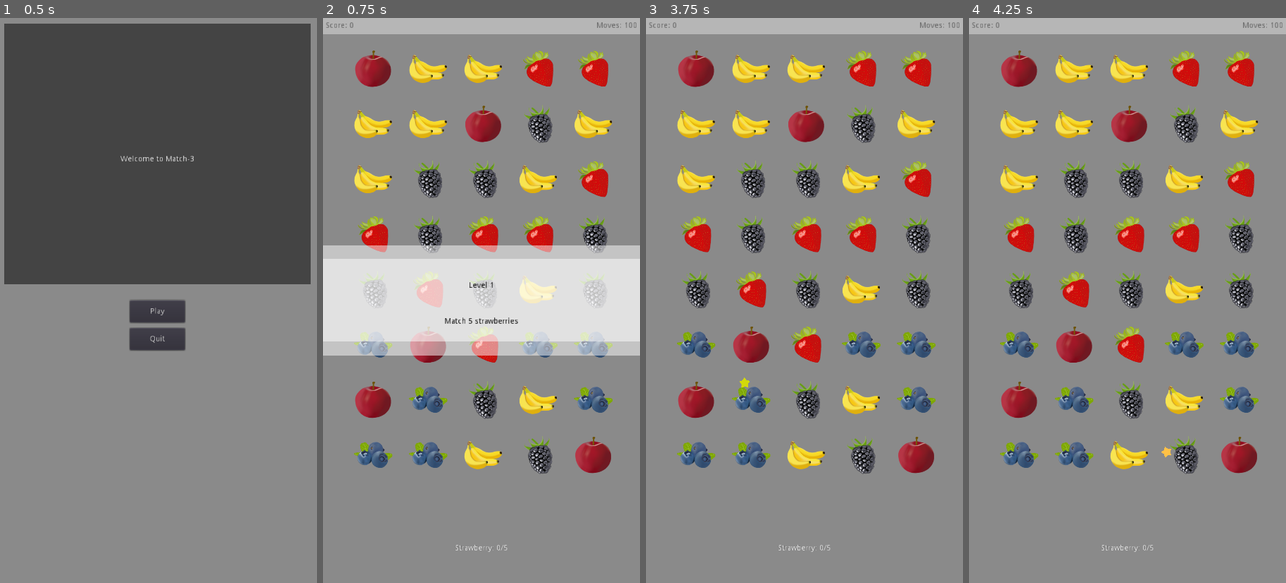
Above: before the commit, frames 1-4 (left to right).
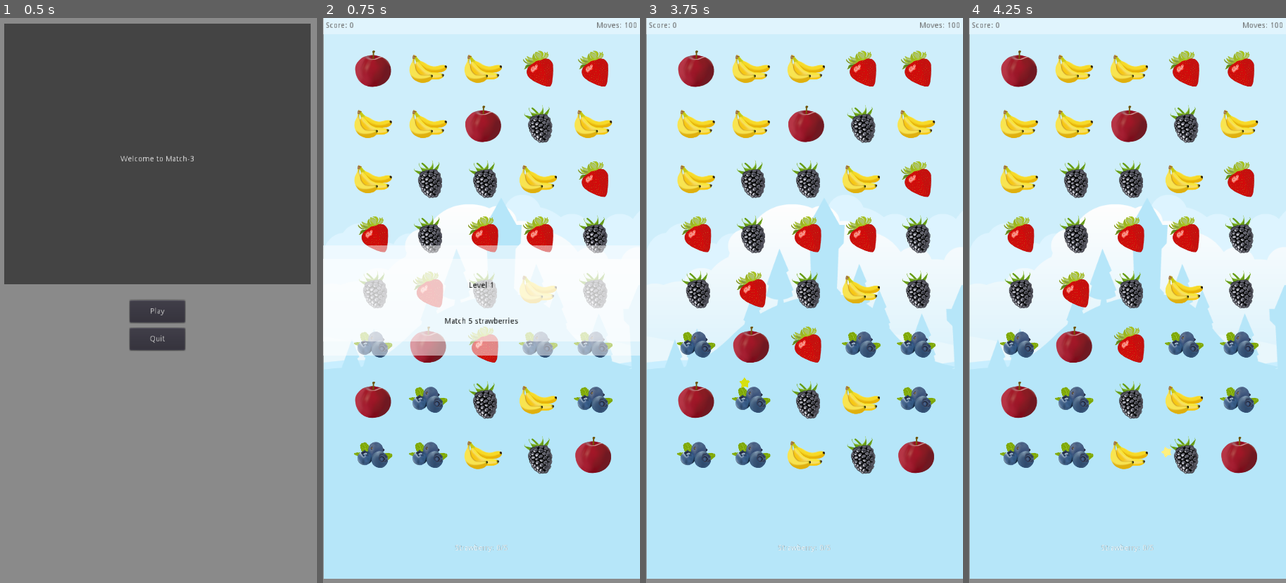
Above: after the commit, the same moments.

Repository: TaterOh/03-Juicy-Match-3
Game: Godot game, scene res://UI/Menu.tscn
Two runs of this game, one before a commit and one after it. Both use one fixed random seed, a clock stepped at 60 frames per second and the inputs below.
Inputs (mouse positions are in pixels of both pictures, inside the frame that each line leads up to):
- Up to frame 1 (0.5 s): no input
- Up to frame 2 (0.75 s): click "Play" at 0.5 s
- Up to frame 3 (3.75 s): tap Enter at 1.25, 2.75 s; move the mouse to (874, 272) at 1.27 s; click (874, 272) at 1.35 s; tap Space at 2, 3.5 s; move the mouse to (741, 328) at 2.02 s; click (741, 328) at 2.1 s; move the mouse to (836, 176) at 2.77 s; click (836, 176) at 2.85 s; move the mouse to (788, 413) at 3.52 s; click (788, 413) at 3.6 s
- Up to frame 4 (4.25 s): no input

Frame 1 is identical in both runs. In frame 2, 84% of the frame differs, in the area x 0-100%, y 0-100%; in frame 3, 85%; in frame 4, 85%.

Commit message:
Finished

Diff:
--- /dev/null
+++ b/Camera2D.gd
@@ -0,0 +1,38 @@
+extends Camera2D
+# Originally developed by Squirrel Eiserloh (https://youtu.be/tu-Qe66AvtY)
+# Refined by KidsCanCode (https://kidscancode.org/godot_recipes/2d/screen_shake/)
+
+export var decay = 0.8                      # How quickly the shaking stops [0, 1].
+export var max_offset = Vector2(100, 50)    # Maximum hor/ver shake in pixels.
+export var max_roll = 0.1                   # Maximum rotation in radians (use sparingly).
+export (NodePath) var target                # Assign the node this camera will follow.
+
+var trauma = 0.0                            # Current shake strength.
+var trauma_power = 2                        # Trauma exponent. Use [2, 3].
+var max_trauma = 4.0
+onready var noise = OpenSimplexNoise.new()
+var noise_y = 0
+
+func _ready():
+	randomize()
+	noise.seed = randi()
+	noise.period = 4
+	noise.octaves = 2
+
+func _process(delta):
+	if target:
+		global_position = get_node(target).global_position
+	if trauma:
+		trauma = max(trauma - decay * delta, 0)
+		shake()
+
+func shake():
+	var amount = pow(min(trauma,1.0), trauma_power)
+	noise_y += 1
+	rotation = max_roll * amount * noise.get_noise_2d(noise.seed, noise_y)
+	offset.x = max_offset.x * amount * noise.get_noise_2d(noise.seed*2, noise_y)
+	offset.y = max_offset.y * amount * noise.get_noise_2d(noise.seed*3, noise_y)
+	print(trauma)
+
+func add_trauma(amount):
+	trauma = min(trauma + amount, max_trauma)
--- a/Game.tscn
+++ b/Game.tscn
@@ -11,6 +11,33 @@
 [ext_resource path="res://Sounds/BlockDrop2.wav" type="AudioStream" id=9]
 [ext_resource path="res://Sounds/Fruit0.wav" type="AudioStream" id=10]
 [ext_resource path="res://Sounds/Fruit1.wav" type="AudioStream" id=11]
+[ext_resource path="res://Camera2D.gd" type="Script" id=12]
+[ext_resource path="res://UI/Background_Container.gd" type="Script" id=13]
+[ext_resource path="res://Assets/backgroundCastles.png" type="Texture" id=14]
+
+[sub_resource type="Shader" id=1]
+code = "shader_type canvas_item;
+
+uniform sampler2D dissolve_texture : hint_albedo;
+uniform float dissolve_value : hint_range(0,1);
+
+void fragment(){
+    vec4 main_texture = texture(TEXTURE, UV);
+    vec4 noise_texture = texture(dissolve_texture, UV);
+    main_texture.a *= floor(dissolve_value + min(1, noise_texture.x));
+    COLOR = main_texture;
+}"
+
+[sub_resource type="OpenSimplexNoise" id=3]
+
+[sub_resource type="NoiseTexture" id=4]
+seamless = true
+noise = SubResource( 3 )
+
+[sub_resource type="ShaderMaterial" id=2]
+shader = SubResource( 1 )
+shader_param/dissolve_value = 1.0
+shader_param/dissolve_texture = SubResource( 4 )
 
 [node name="Game" type="Node2D"]
 process_priority = 1
@@ -18,6 +45,14 @@
 width = 5
 height = 8
 level = 1
+
+[node name="Background_Container" type="Node2D" parent="."]
+script = ExtResource( 13 )
+
+[node name="Background" type="Sprite" parent="Background_Container"]
+material = SubResource( 2 )
+texture = ExtResource( 14 )
+centered = false
 
 [node name="Grid" type="Node2D" parent="."]
 script = ExtResource( 1 )
@@ -165,14 +200,15 @@
 "_edit_use_anchors_": false
 }
 
-[node name="AudioStreamPlayer" type="AudioStreamPlayer" parent="."]
+[node name="Music" type="AudioStreamPlayer" parent="."]
 stream = ExtResource( 6 )
-volume_db = -10.0
+volume_db = -15.0
 autoplay = true
 
-[node name="Camera2D" type="Camera2D" parent="."]
+[node name="Camera" type="Camera2D" parent="."]
 position = Vector2( 287, 520 )
 current = true
+script = ExtResource( 12 )
 
 [node name="Sounds" type="Node" parent="."]
 
@@ -187,9 +223,12 @@
 
 [node name="Fruit0" type="AudioStreamPlayer" parent="Sounds"]
 stream = ExtResource( 10 )
+pitch_scale = 1.2
 
 [node name="Fruit1" type="AudioStreamPlayer" parent="Sounds"]
 stream = ExtResource( 11 )
+volume_db = 5.0
+pitch_scale = 1.5
 
 [connection signal="set_dimensions" from="." to="Grid" method="_on_Game_set_dimensions"]
 [connection signal="timeout" from="DestroyTimer" to="Grid" method="_on_DestroyTimer_timeout"]
--- a/Global.gd
+++ b/Global.gd
@@ -1,5 +1,6 @@
 extends Node
 
+var camera = null
 var change_level = false
 var current_level = 0
 var levels = [
@@ -16,16 +17,16 @@
 		"unlocked": true,
 		"high score": 0,
 		"stars unlocked": 0,
-		"moves":20,
-		"goal": [{ "piece":"Strawberry", "max":5, "count":0 },{ "piece":"Blueberry", "max":5, "count":0 }],
+		"moves":18,
+		"goal": [{ "piece":"Banana", "max":5, "count":0 },{ "piece":"Blueberry", "max":5, "count":0 }],
 		"level": "Level 2",
-		"instructions": "Match 5 strawberries and 5 blueberries"
+		"instructions": "Match 5 bananas and 5 blueberries"
 	},
 	{
 		"unlocked": true,
 		"high score": 0,
 		"stars unlocked": 0,
-		"moves":20,
+		"moves":16,
 		"goal": [{ "piece":"Blackberry", "max":10, "count":0 }],
 		"level": "Level 3",
 		"instructions": "Match 10 blackberries"
@@ -36,7 +37,7 @@
 		"stars unlocked": 0,
 		"moves":12,
 		"goal": [{"piece":"Apple", "max":3, "count":0}, {"piece":"Blackberry", "max":3, "count":0}, {"piece":"Blueberry", "max":3, "count":0}, {"piece":"Banana", "max":3, "count":0}, {"piece":"Strawberry", "max":3, "count":0}],
-		"level": "Level 3",
+		"level": "Level 4",
 		"instructions": "Match 3 of every fruit"
 	}
 ]
@@ -82,6 +83,10 @@
 func change_score(s):
 	score += s
 	emit_signal("changed")
+	if camera == null:
+		camera = get_node_or_null("/root/Game/Camera")
+	if camera != null:
+		camera.add_trauma(s/35.0 + 0.1)
 
 func change_moves(m):
 	moves += m
--- a/Pieces/Apple.tscn
+++ b/Pieces/Apple.tscn
@@ -61,3 +61,6 @@
 region_rect = Rect2( 146, 6, 132, 133 )
 
 [node name="Tween" type="Tween" parent="."]
+
+[node name="Timer" type="Timer" parent="."]
+wait_time = 0.5
--- a/Pieces/Banana.tscn
+++ b/Pieces/Banana.tscn
@@ -61,3 +61,6 @@
 region_rect = Rect2( 2, 11, 138, 103 )
 
 [node name="Tween" type="Tween" parent="."]
+
+[node name="Timer" type="Timer" parent="."]
+wait_time = 0.5
--- a/Pieces/Blackberry.tscn
+++ b/Pieces/Blackberry.tscn
@@ -61,3 +61,6 @@
 region_rect = Rect2( 147, 143, 103, 138 )
 
 [node name="Tween" type="Tween" parent="."]
+
+[node name="Timer" type="Timer" parent="."]
+wait_time = 0.5
--- a/Pieces/Blueberry.tscn
+++ b/Pieces/Blueberry.tscn
@@ -61,3 +61,6 @@
 region_rect = Rect2( 282, 20, 141, 95 )
 
 [node name="Tween" type="Tween" parent="."]
+
+[node name="Timer" type="Timer" parent="."]
+wait_time = 0.5
--- a/Pieces/Piece.gd
+++ b/Pieces/Piece.gd
@@ -11,29 +11,25 @@
 var selected = false
 var target_position = Vector2(0,0)
 var grid = Vector2.ZERO
-var column_bomb_color = Color(0.5, 0, 0, 1)
-var row_bomb_color = Color(0, 0, 0.5, 1)
-var adjacent_bomb_color = Color(0.15, 0.15, 0.15, 1)
-var color_bomb_color = Color(0.75, 0.75, 0.75, 1)
+var column_bomb_color = Color(1, 0.2, 0.2, 1)
+var row_bomb_color = Color(0.2, 0.2, 1, 1)
+var adjacent_bomb_color = Color(0, 0, 1, 1)
+var color_bomb_color = Color(0.5, 0.5, 0.5, 1)
 var block_drop_sounds = []
 var die_sounds = []
 
 var default_z = z_index
 const max_z = 4095
 
-var dying = false
-
 func _ready():
 	target_position = position
 	block_drop_sounds.append(get_node("/root/Game/Sounds/BlockDrop0"))
 	block_drop_sounds.append(get_node("/root/Game/Sounds/BlockDrop1"))
 	block_drop_sounds.append(get_node("/root/Game/Sounds/BlockDrop2"))
-	die_sounds.append(get_node("/root/Game/sounds/Fruit0"))
-	die_sounds.append(get_node("/root/Game/sounds/Fruit1"))
+	die_sounds.append(get_node("/root/Game/Sounds/Fruit0"))
+	die_sounds.append(get_node("/root/Game/Sounds/Fruit1"))
 
 func _physics_process(_delta):
-	if dying:
-		queue_free()
 	if selected:
 		if z_index == default_z:
 			z_index = max_z
@@ -50,9 +46,11 @@
 
 func move(change):
 	target_position = change
-	position = target_position
-	var sound = block_drop_sounds[rand_range(0, len(block_drop_sounds) - 1)]
-	sound.playing = true
+	$Tween.interpolate_property(self, "position", position, target_position, 0.5, Tween.TRANS_BOUNCE, Tween.EASE_OUT)
+	$Tween.start()
+	var sound = block_drop_sounds[rand_range(0, len(block_drop_sounds))]
+	if sound != null:
+		sound.play()
 
 func dim():
 	pass
@@ -60,23 +58,40 @@
 func make_column_bomb():
 	is_column_bomb = true
 	modulate = column_bomb_color
+	var Fire = load("res://Shaders/Fire.tscn")
+	add_child(Fire.instance())
 
 func make_row_bomb():
 	is_row_bomb = true
 	modulate = row_bomb_color
+	var Fire = load("res://Shaders/Fire.tscn")
+	add_child(Fire.instance())
 
 func make_adjacent_bomb():
 	is_adjacent_bomb = true
 	modulate = adjacent_bomb_color
+	var Fire = load("res://Shaders/Fire.tscn")
+	add_child(Fire.instance())
 
 func make_color_bomb():
 	is_color_bomb = true
 	piece = "Color"
 	modulate = color_bomb_color
+	var Fire = load("res://Shaders/Fire.tscn")
+	add_child(Fire.instance())
 
 func die():
-	var sound = die_sounds[rand_range(0, len(die_sounds) - 1)]
-	dying = true
+	var sound = die_sounds[rand_range(0, len(die_sounds))]
+	if sound != null:
+		sound.play()
+	$Tween.interpolate_property(self, "position:y", position.y, 1000, randf()+0.5, Tween.TRANS_LINEAR, Tween.EASE_IN)
+	$Tween.start()
+	$Tween.interpolate_property(self, "scale", scale, Vector2(0.75, 1.25), randf()+0.5, Tween.TRANS_LINEAR, Tween.EASE_IN)
+	$Tween.start()
+	$Tween.interpolate_property(self, "modulate:a", modulate.a, 0, randf()+0.5, Tween.TRANS_LINEAR, Tween.EASE_IN)
+	$Tween.start()
+	$Timer.wait_time = 2
+	$Timer.start()
 	Global.update_goals(piece)
 
 
@@ -105,3 +120,7 @@
 			var max_x = Grid.grid_to_pixel(clamp(grid.x+1,grid.x,Grid.width-1), grid.y)
 			temp.x = clamp(temp.x,min_x.x,max_x.x)
 		return temp
+
+
+func _on_Timer_timeout():
+	queue_free()
--- a/Pieces/Piece.tscn
+++ b/Pieces/Piece.tscn
@@ -60,3 +60,6 @@
 region_rect = Rect2( 146, 6, 132, 133 )
 
 [node name="Tween" type="Tween" parent="."]
+
+[node name="Timer" type="Timer" parent="."]
+wait_time = 0.5
--- a/Pieces/Strawberry.tscn
+++ b/Pieces/Strawberry.tscn
@@ -61,3 +61,8 @@
 region_rect = Rect2( 4, 149, 111, 131 )
 
 [node name="Tween" type="Tween" parent="."]
+
+[node name="Timer" type="Timer" parent="."]
+wait_time = 0.5
+
+[connection signal="timeout" from="Timer" to="." method="_on_Timer_timeout"]
--- /dev/null
+++ b/Shaders/Fire.tscn
@@ -0,0 +1,68 @@
+[gd_scene load_steps=8 format=2]
+
+[ext_resource path="res://Assets/star.png" type="Texture" id=1]
+
+[sub_resource type="Shader" id=1]
+code = "/*
+Original shader from Fubucci – https://www.febucci.com/2019/05/fire-shader/
+Converted to Godot Shader Language by Godot Shaders - godotshaders.com/shader/2D-fire/
+*/
+
+shader_type canvas_item;
+
+uniform sampler2D noise_tex;
+uniform sampler2D gradient_tex;
+
+uniform vec4 brighter_color : hint_color = vec4(1.0, 0.8, 0.0, 1.0);
+uniform vec4 middle_color : hint_color  = vec4(1.0, 0.56, 0.0, 1.0);
+uniform vec4 darker_color : hint_color  = vec4(0.64, 0.2, 0.05, 1.0);
+
+uniform float spread : hint_range(0.0, 1.0) = 0.5;
+
+void fragment()
+{
+
+	float noise_value = texture(noise_tex, UV + vec2(0.0, TIME)).x;
+	// The .yx swizzle is when using the built in horizontal gradient texture. If you have a vertical gradient texture remove .yx
+	float gradient_value = texture(gradient_tex, UV.yx).x;
+
+	gradient_value -= smoothstep(spread, spread + 0.5, length(UV + vec2(-0.5, -0.5)) / spread);
+
+	float step1 = step(noise_value, gradient_value);
+	float step2 = step(noise_value, gradient_value - 0.2);
+	float step3 = step(noise_value, gradient_value - 0.4);
+
+	vec3 bd_color = mix(brighter_color.rgb, darker_color.rgb, step1 - step2);
+
+	vec4 color = vec4(bd_color, step1);
+	color.rgb = mix(color.rgb, middle_color.rgb, step2 - step3);
+
+	COLOR = color;
+}"
+
+[sub_resource type="Gradient" id=3]
+
+[sub_resource type="GradientTexture" id=4]
+gradient = SubResource( 3 )
+
+[sub_resource type="OpenSimplexNoise" id=5]
+
+[sub_resource type="NoiseTexture" id=6]
+noise = SubResource( 5 )
+
+[sub_resource type="ShaderMaterial" id=2]
+shader = SubResource( 1 )
+shader_param/brighter_color = Color( 1, 0.8, 0, 1 )
+shader_param/middle_color = Color( 1, 0.56, 0, 1 )
+shader_param/darker_color = Color( 0.64, 0.2, 0.05, 1 )
+shader_param/spread = 0.5
+shader_param/noise_tex = SubResource( 6 )
+shader_param/gradient_tex = SubResource( 4 )
+
+[node name="Fire" type="Node2D"]
+
+[node name="Sprite" type="Sprite" parent="."]
+material = SubResource( 2 )
+scale = Vector2( 0.5, 0.5 )
+texture = ExtResource( 1 )
+region_rect = Rect2( 147, 143, 103, 138 )
--- /dev/null
+++ b/UI/Background_Container.gd
@@ -0,0 +1,38 @@
+extends Node2D
+
+var score_threshold = 25
+var b = 0
+var backgrounds = [
+	preload("res://Assets/backgroundColorForest.png"),
+	preload("res://Assets/backgroundColorGrass.png"),
+	preload("res://Assets/backgroundColorFall.png"),
+	preload("res://Assets/backgroundColorDesert.png"),
+	preload("res://Assets/backgroundCastles.png")
+]
+
+var tran = false
+var t_value = 0.0
+var t_step = 0.01
+
+func _ready():
+	pass
+
+func _physics_process(_delta):
+	if tran:
+		t_value -= t_step
+		$Background.get_material().set_shader_param("dissolve_value", t_value)
+		if t_value <= 0:
+			$Background.texture = backgrounds[b % backgrounds.size()]
+			$Background.get_material().set_shader_param("dissolve_value", 1.0)
+			$B2.queue_free()
+			b += 1
+			t_value = 1.0
+			tran = false
+	elif Global.score > score_threshold*(b+1):
+		var B2 = Sprite.new()
+		B2.centered = false
+		B2.texture = backgrounds[b % backgrounds.size()]
+		B2.name = "B2"
+		add_child(B2)
+		move_child(B2, 0)
+		tran = true
Binary file added: Assets/backgroundCastles.png
Not shown, added: Assets/backgroundCastles.png.import
Binary file added: Assets/backgroundColorDesert.png
Not shown, added: Assets/backgroundColorDesert.png.import
Binary file added: Assets/backgroundColorFall.png
Not shown, added: Assets/backgroundColorFall.png.import
Binary file added: Assets/backgroundColorForest.png
Not shown, added: Assets/backgroundColorForest.png.import
Binary file added: Assets/backgroundColorGrass.png
Not shown, added: Assets/backgroundColorGrass.png.import
Not shown: 1 places in Game.tscn that only renumber resources
